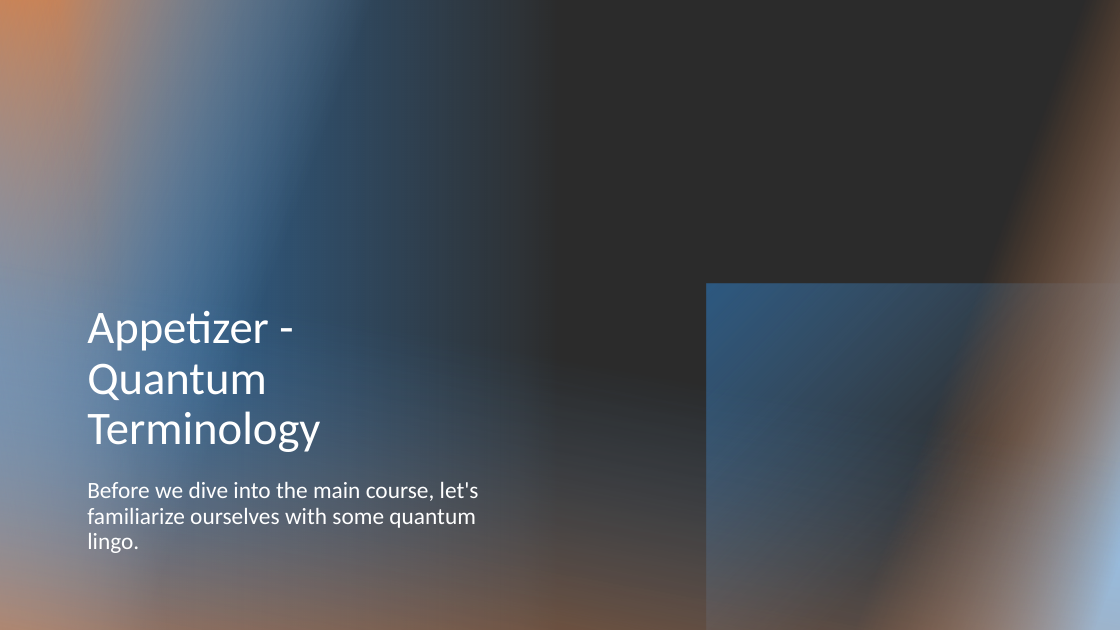
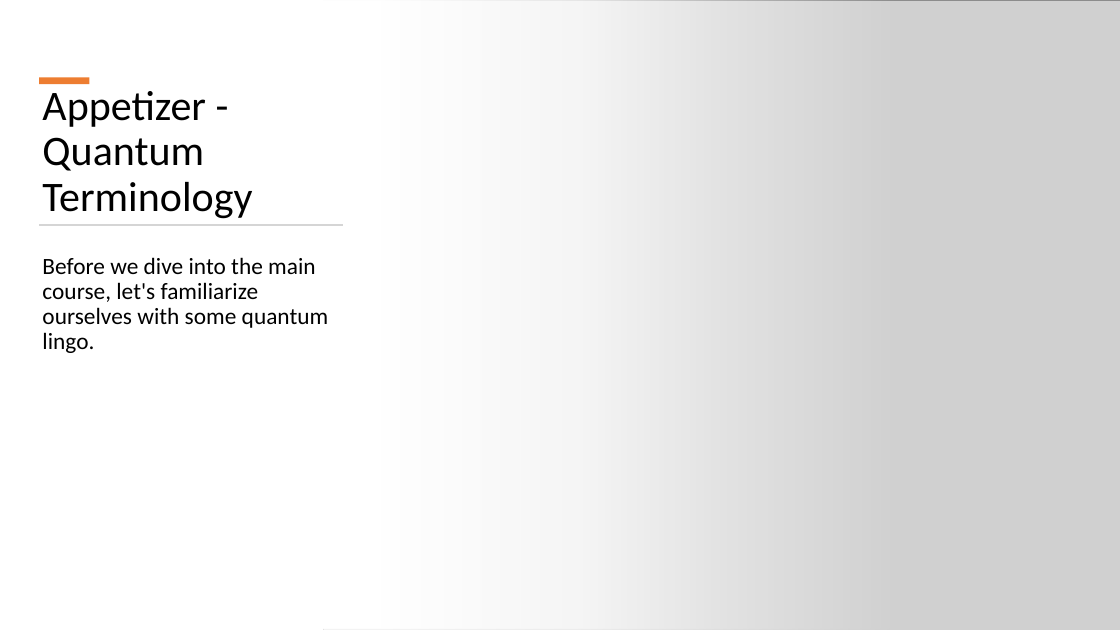
Before and after one commit to splch/ionq-ml-demo, a slide deck: slide 2 of misc/presentation.pptx (slide 3 before the commit). Drawn at 1120x630 pixels with LibreOffice and Linux fonts; fonts in the diff are those of the drawing; grey boxes stand for pictures; background and template pictures are left out; a plain dark background stands for a picture behind light text. Boxes give left, top, right and bottom in pixels: in the first picture for what was removed or moved away, otherwise in the second. Text is boxed around its words. In the diff, an @@ line names an element or a change of style, - is before the commit and + after.

```diff
--- a/misc/presentation.pptx
+++ b/misc/presentation.pptx
@@ background picture (left out) to #FFFFFF @@
@@ rectangle at (x1=0, y1=0, x2=897, y2=630): fill gradient #2E75B6 to #5B9BD5 to gradient #FFFFFF; rotation 270 to 0 degrees @@
@@ rectangle removed at (x1=0, y1=0, x2=512, y2=630) @@
@@ rectangle removed at (x1=0, y1=0, x2=389, y2=630) @@
@@ rectangle removed at (x1=0, y1=0, x2=233, y2=630) @@
@@ picture added at (x1=323, y1=0, x2=1120, y2=630) @@
@@ rectangle removed at (x1=806, y1=0, x2=1120, y2=630) @@
@@ rectangle added at (x1=39, y1=77, x2=89, y2=84), fill #ED7D31 @@
@@ title "Appetizer - Quantum Terminology" moved from (x1=87, y1=311, x2=320, y2=452) to (x1=42, y1=91, x2=252, y2=219) @@
@@ title "Appetizer - Quantum Terminology" at (x1=42, y1=91, x2=252, y2=219): size 40 to 36 pt, text colour #FFFFFF to #000000 @@
@@ rectangle added at (x1=39, y1=224, x2=343, y2=225), fill #D5D5D5, outline #D5D5D5 0.25 pt @@
@@ rectangle removed at (x1=0, y1=257, x2=1120, y2=630) @@
@@ text "Before we dive into the ..." moved from (x1=87, y1=482, x2=479, y2=553) to (x1=42, y1=257, x2=329, y2=353) @@
@@ text "Before we dive into the ..." at (x1=42, y1=257, x2=329, y2=353): text colour #FFFFFF to #000000 @@
@@ rectangle removed at (x1=707, y1=284, x2=1120, y2=630) @@
```
Also in this commit, not shown: 5 other slides changed, 4 slides added, 14 slides removed, 4 other files.
